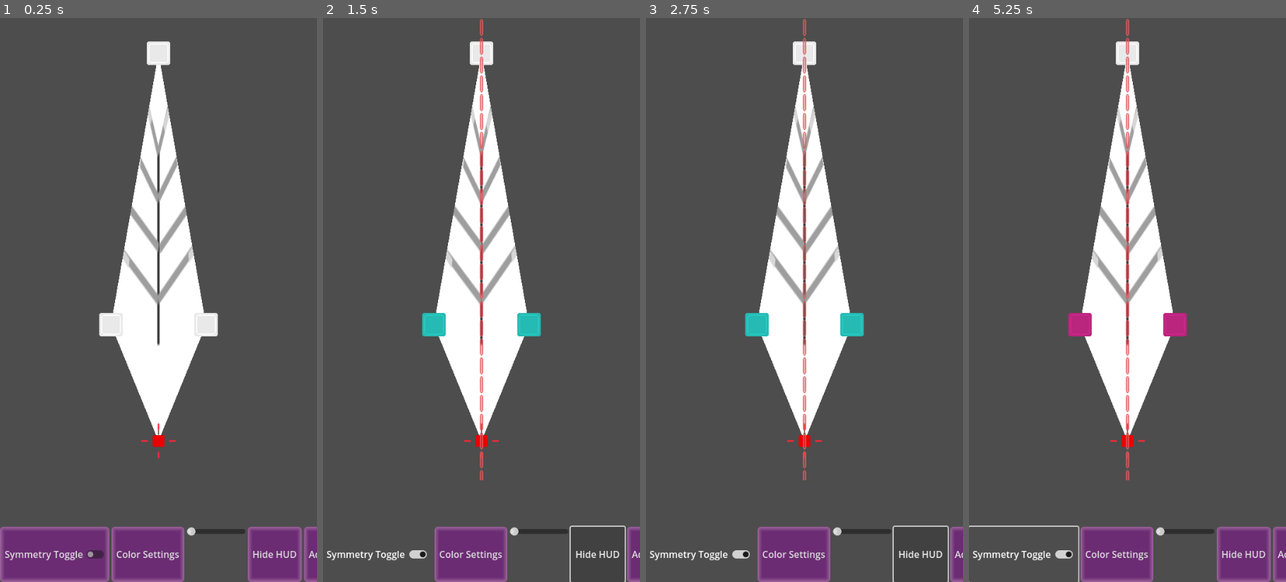
Above: before the commit, frames 1-4 (left to right).
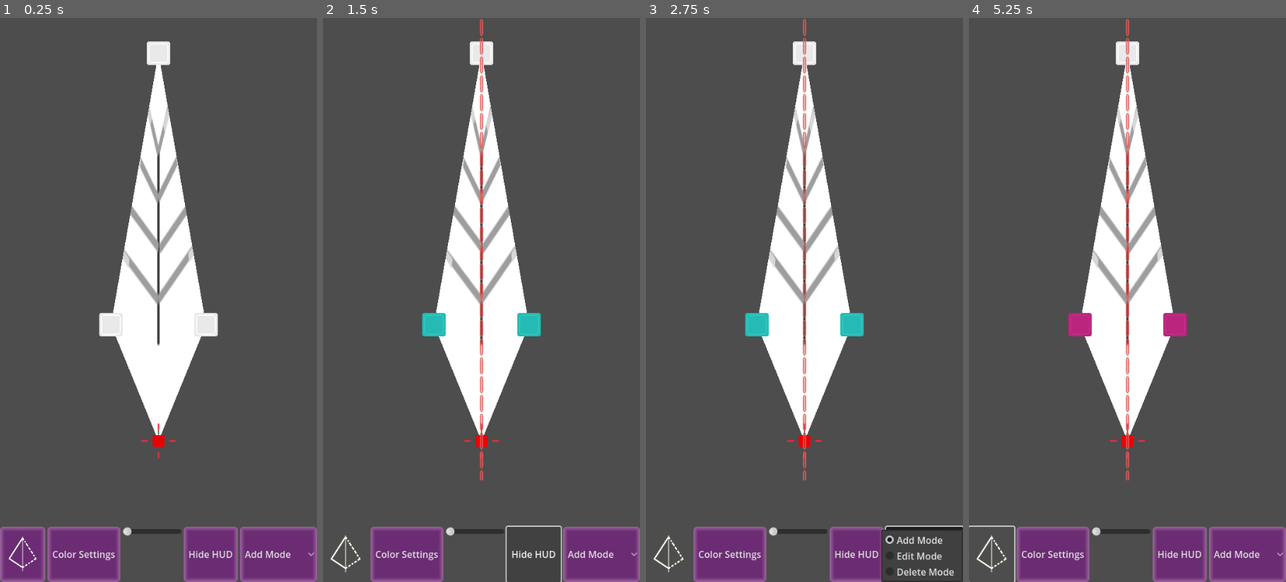
Above: after the commit, the same moments.

Repository: LettucePie/persephone
Game: Godot game, scene res://design/modes/leaf/leafmaker.tscn
Two runs of this game, one before a commit and one after it. Both use one fixed random seed, a clock stepped at 60 frames per second and the inputs below.
Inputs (mouse positions are in pixels of both pictures, inside the frame that each line leads up to; where the layout moved, square brackets give the same spot in the first picture):
- Up to frame 1 (0.25 s): no input
- Up to frame 2 (1.5 s): click (345, 553) [376, 553] at 0.5 s; click "Hide HUD" at 1.25 s
- Up to frame 3 (2.75 s): click (924, 553) at 2 s, where only the run after the commit has a clickable "Add Mode"
- Up to frame 4 (5.25 s): click (991, 553) [1022, 553] at 2.75 s; click "Hide HUD" at 3.5 s; click (1247, 553) at 4.25 s, where only the run after the commit has a clickable "Add Mode"; click (991, 553) [1022, 553] at 5 s

The runs differ from the first frame. In frame 1, 5.2% of the frame differs, in the area x 1-100%, y 90-100%; in frame 2, 6.7%; in frame 3, 6.9%, in the area x 1-100%, y 89-100%; in frame 4, 6.7%.

Commit message:
made fixit script for toggle icon

Diff:
--- a/design/modes/leaf/leafmaker.tscn
+++ b/design/modes/leaf/leafmaker.tscn
@@ -11,7 +11,10 @@
 [ext_resource type="Texture2D" uid="uid://b1r6b1l3mdxc6" path="res://design/ui/symmetry_dash_mini.png" id="8"]
 [ext_resource type="Script" path="res://design/Math.gd" id="8_jcn1r"]
 [ext_resource type="Texture2D" uid="uid://dfrapqr50au6w" path="res://design/modes/leaf/leaf_texture.png" id="9"]
+[ext_resource type="Texture2D" uid="uid://dumwbunjhs2oy" path="res://design/ui/symmetry_shadow.png" id="11_fbcbf"]
 [ext_resource type="Script" path="res://design/modes/leaf/coloring.gd" id="12_a3032"]
+[ext_resource type="Script" path="res://design/ui/custom_toggle_icons.gd" id="12_it2pa"]
+[ext_resource type="Texture2D" uid="uid://b7ys4cyy7u887" path="res://design/ui/symmetry_highlight.png" id="13_fi3m0"]
 [ext_resource type="Texture2D" uid="uid://dnbu2cdn5efk5" path="res://design/modes/leaf/brush_circle_12.png" id="13_tcdno"]
 [ext_resource type="Texture2D" uid="uid://dbkv1ntemxio1" path="res://design/modes/leaf/brush_circle_24.png" id="14_qxpf8"]
 [ext_resource type="Texture2D" uid="uid://ctwa633fuvfwu" path="res://design/modes/leaf/brush_circle_48.png" id="15_5l1ma"]
@@ -76,7 +79,14 @@
 [node name="Symmetry" type="CheckButton" parent="ui/main_controls"]
 layout_mode = 2
 size_flags_horizontal = 3
-text = "Symmetry Toggle"
+theme = ExtResource("7")
+theme_type_variation = &"empty_toggle"
+icon = ExtResource("11_fbcbf")
+icon_alignment = 1
+expand_icon = true
+script = ExtResource("12_it2pa")
+unchecked = ExtResource("11_fbcbf")
+checked = ExtResource("13_fi3m0")
 
 [node name="Color" type="Button" parent="ui/main_controls"]
 layout_mode = 2
@@ -109,6 +119,7 @@
 popup/item_2/id = 2
 
 [node name="SymmetryLine" type="TextureRect" parent="ui"]
+visible = false
 layout_mode = 0
 anchor_left = 0.5
 anchor_right = 0.5
@@ -130,6 +141,7 @@
 size_flags_vertical = 3
 
 [node name="coloring" type="Control" parent="ui"]
+visible = false
 layout_mode = 1
 anchors_preset = 15
 anchor_right = 1.0
--- a/design/theme/designer_tools_theme.tres
+++ b/design/theme/designer_tools_theme.tres
@@ -1,4 +1,7 @@
-[gd_resource type="Theme" load_steps=2 format=3 uid="uid://buu3fgon4752m"]
+[gd_resource type="Theme" load_steps=6 format=3 uid="uid://buu3fgon4752m"]
+
+[ext_resource type="Texture2D" uid="uid://b7ys4cyy7u887" path="res://design/ui/symmetry_highlight.png" id="1_rp3cn"]
+[ext_resource type="Texture2D" uid="uid://dumwbunjhs2oy" path="res://design/ui/symmetry_shadow.png" id="2_7c5nd"]
 
 [sub_resource type="StyleBoxFlat" id="StyleBoxFlat_ouhh1"]
 bg_color = Color(0.419608, 0.172549, 0.45098, 1)
@@ -13,5 +16,18 @@
 corner_radius_bottom_right = 5
 corner_radius_bottom_left = 5
 
+[sub_resource type="PlaceholderTexture2D" id="PlaceholderTexture2D_vl535"]
+size = Vector2(0, 0)
+
+[sub_resource type="PlaceholderTexture2D" id="PlaceholderTexture2D_1vb7f"]
+size = Vector2(0, 0)
+
 [resource]
 Button/styles/normal = SubResource("StyleBoxFlat_ouhh1")
+empty_toggle/base_type = &"CheckButton"
+empty_toggle/icons/checked = SubResource("PlaceholderTexture2D_vl535")
+empty_toggle/icons/unchecked = SubResource("PlaceholderTexture2D_1vb7f")
+symmetry_toggle/base_type = &"CheckButton"
+symmetry_toggle/font_sizes/font_size = 16
+symmetry_toggle/icons/checked = ExtResource("1_rp3cn")
+symmetry_toggle/icons/unchecked = ExtResource("2_7c5nd")
--- /dev/null
+++ b/design/ui/custom_toggle_icons.gd
@@ -0,0 +1,14 @@
+extends CheckButton
+
+@export var unchecked : Texture2D
+@export var checked : Texture2D
+
+func _ready():
+	connect("pressed", update_state)
+	update_state()
+
+func update_state():
+	if button_pressed:
+		icon = checked
+	else:
+		icon = unchecked
Not shown: 1 places in design/modes/leaf/leafmaker.tscn that only renumber resources
